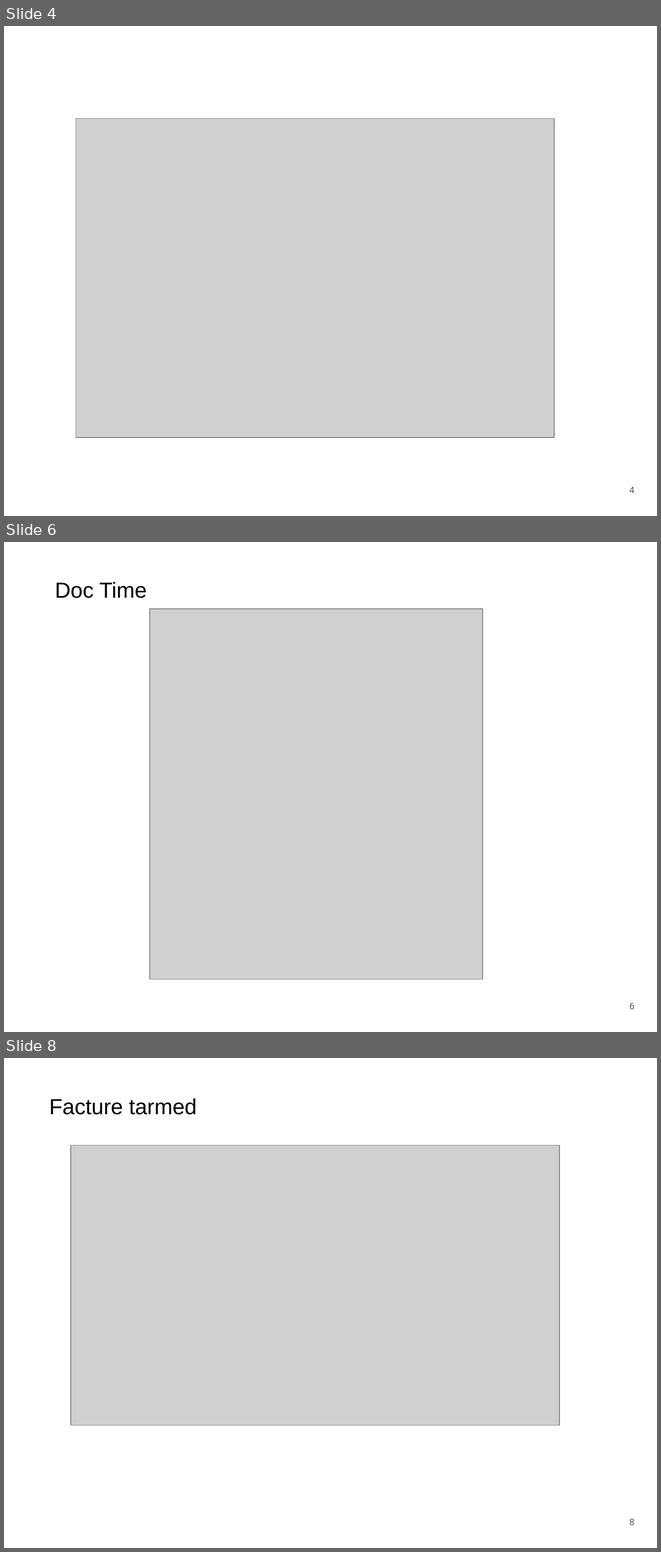
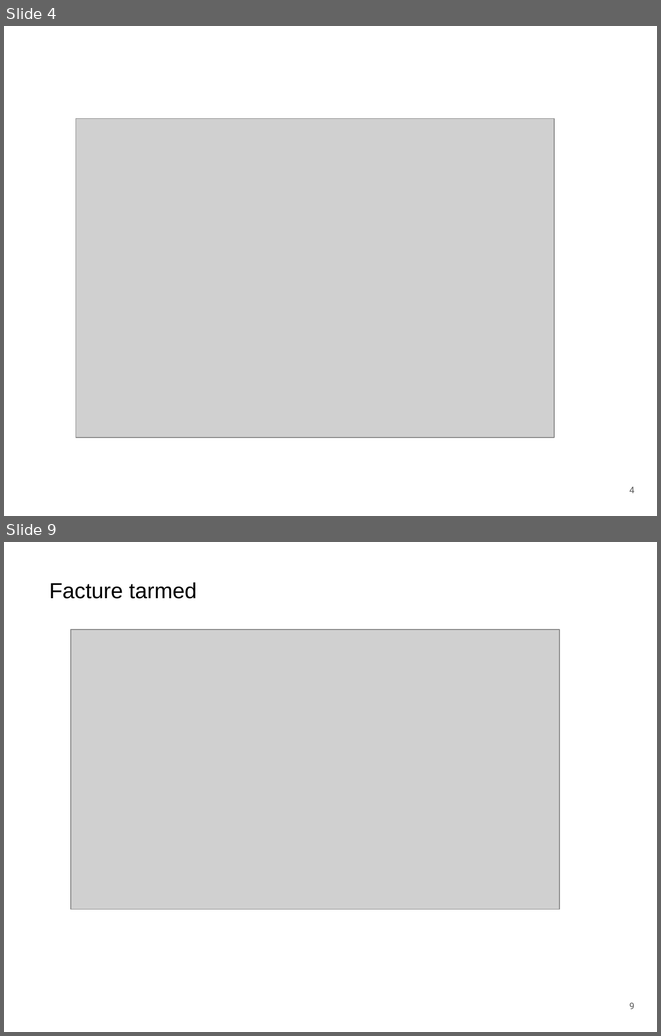
Before and after one commit to giodemaio/hackathonGM, a slide deck: GM IT Hackathon PITCH Doc Time.pptx. Shown one above the other, each under a label of ours: slides 4, 6 and 8 before the commit, slides 4 and 9 after it; the slides between them are not shown. The pictures are 661x1552 and 661x1036 pixels, drawn with LibreOffice and Linux fonts; fonts in the diff are those of the drawing; grey boxes stand for pictures; background and template pictures are left out. Boxes give left, top, right and bottom in pixels: in the first picture for what was removed or moved away, otherwise in the second. Text is boxed around its words. In the diff, an @@ line names an element or a change of style, - is before the commit and + after.

```diff
--- a/GM IT Hackathon PITCH Doc Time.pptx
+++ b/GM IT Hackathon PITCH Doc Time.pptx
@@ slide 6 removed at (x1=4, y1=542, x2=657, y2=1032), background picture (left out) @@
@@ text removed at (x1=55, y1=582, x2=147, y2=598) @@
-Doc Time
@@ picture removed at (x1=150, y1=609, x2=483, y2=979) @@
@@ page number removed at (x1=629, y1=1003, x2=635, y2=1009) @@
-6
@@ what was slide 8 is now slide 9 @@
@@ page number at (x1=629, y1=1002, x2=635, y2=1009): text changed @@
-8
+9
```
Also in this commit, not shown: 2 slides changed, 3 slides added, 1 other slide removed.
